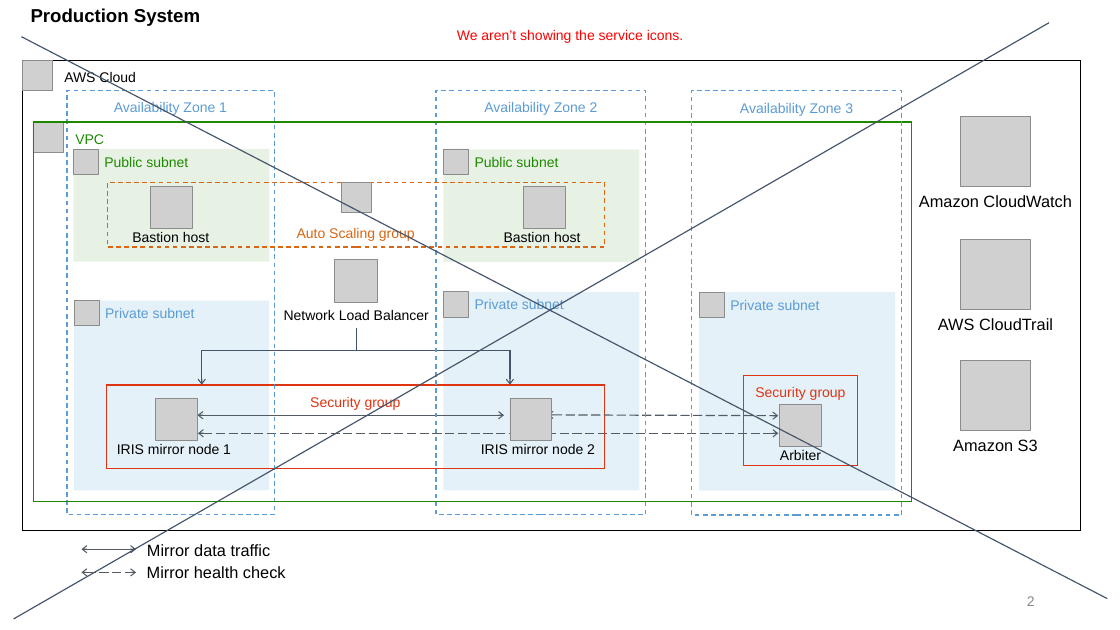
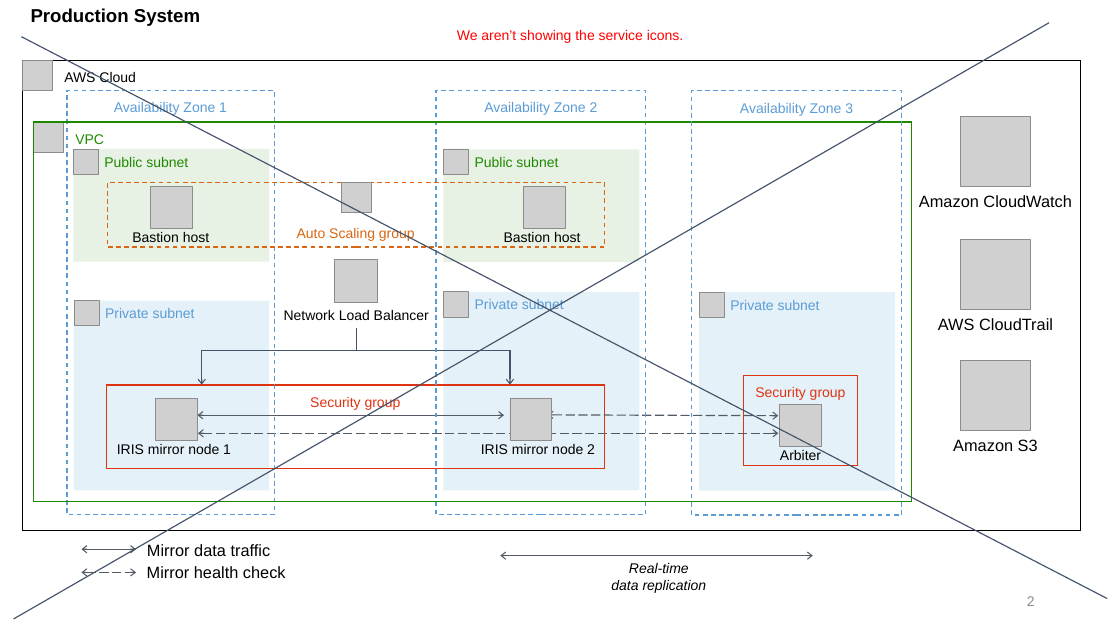
Before and after one commit to aws-quickstart/quickstart-intersystems-iris, a slide deck: slide 2 of docs/images/Intersystems IRIS architechture diagram.pptx. Drawn at 1120x630 pixels with LibreOffice and Linux fonts; fonts in the diff are those of the drawing; grey boxes stand for pictures. Boxes give left, top, right and bottom in pixels: in the first picture for what was removed or moved away, otherwise in the second. Text is boxed around its words. In the diff, an @@ line names an element or a change of style, - is before the commit and + after.

```diff
--- a/docs/images/Intersystems IRIS architechture diagram.pptx
+++ b/docs/images/Intersystems IRIS architechture diagram.pptx
@@ double arrow added from (501, 555) to (813, 555), #545B64 1 pt @@
@@ text added at bbox=[611, 563, 707, 593], 12 pt, text #000000, italic @@
+Real-time
+data replication
```
Also in this commit, not shown: 1 other slide changed, 5 other files.
